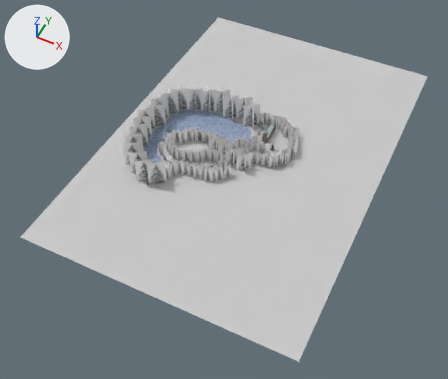
An edit to the OBJ model christmass/scene.obj, drawn before and after from the same camera.
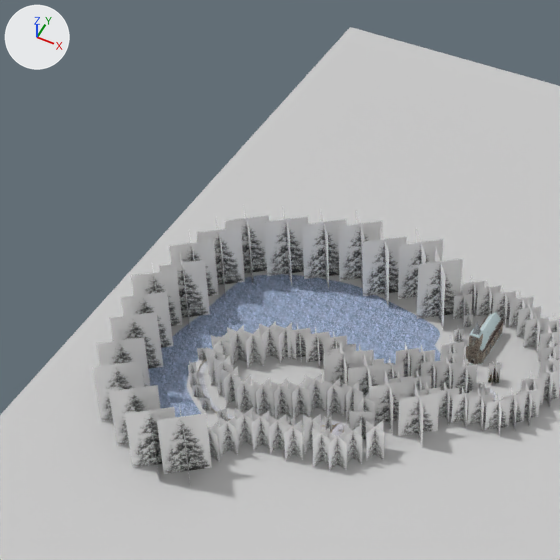
Each version appears first whole from a 50 mm camera at (779.0, -1795.0, 1872.0) aimed at (-8.0, -220.0, -97.0), and next in a close-up on the part from 20% to 66% of the width and 2% to 57% of the height. Arrows for +X, +Y and +Z are at upper left; the lights stay in place. Where no turn or scale is listed for an object, it has been applied to the vertices.

Objects in the first close-up: 'scene'.
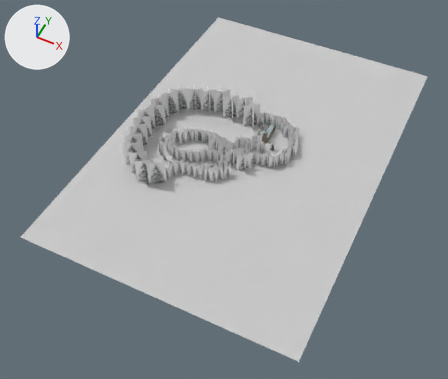
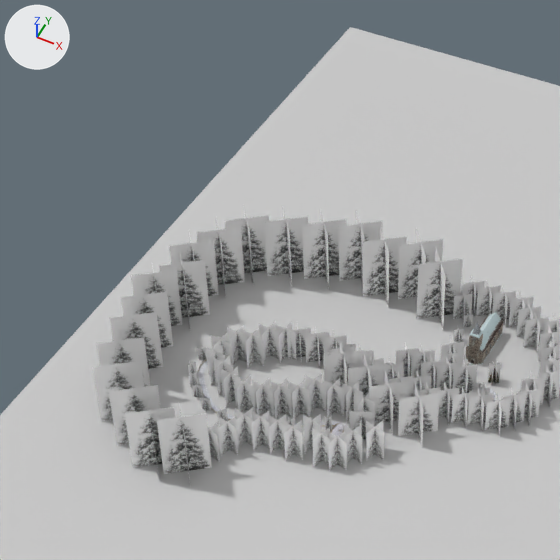
What differs and where, as boxes (x1, y1, x2, y2) in the close-ups (560 x 560 px):
part 1 of me_scene, deleted (blue): before (148, 274, 441, 417)

Patch to the scene script:
```diff
--- a/christmass/scene.obj.py
+++ b/christmass/scene.obj.py
@@ me_scene @@
 me_scene.from_pydata(...)  # 2486 vertices, 2293 faces; spans x -550.0..581.0, y -858.0..797.0, z -28.0..118.0
 # used by ob_scene; location = (0.0, 0.0, 0.0)
+# me_scene part 1: the loose piece of 154 vertices spanning x -404.0..15.0, y -383.0..106.0, z 0.0 is deleted
 me_scene.materials.append(mat_material__26)
@@ me_scene @@
 me_scene.materials.append(mat_dfen)
-me_scene.materials.append(mat_material__28)  # picture img_lake_jpg
```
